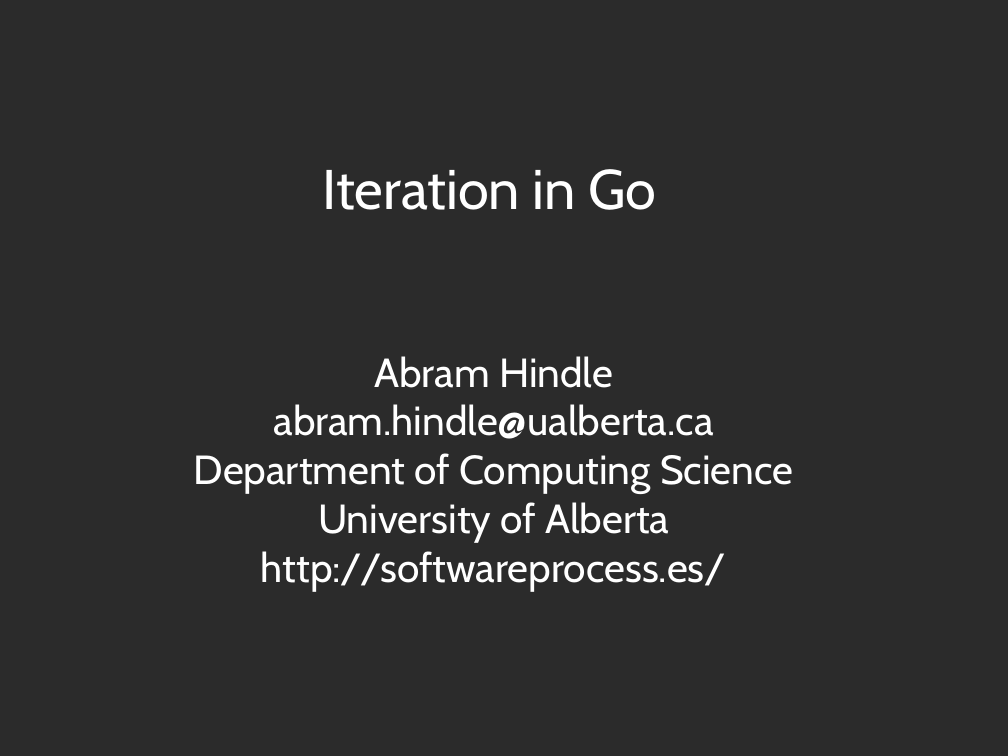
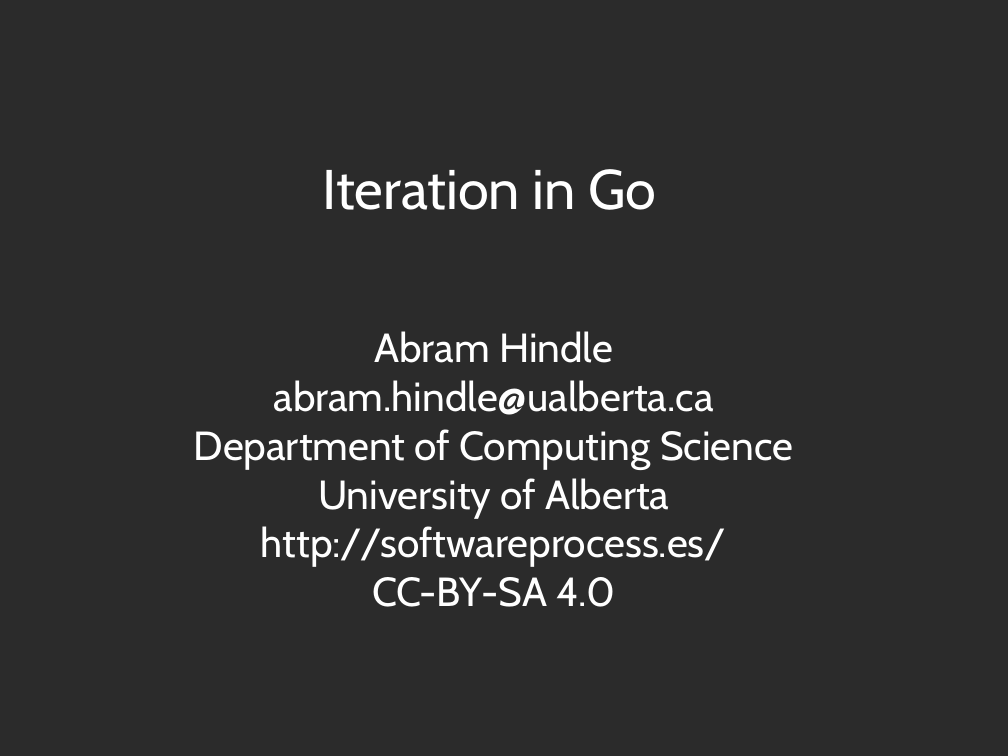
Before and after one commit to abramhindle/python-iteration-talk, a slide deck: slide 1 of iteration-talk-go.odp. Drawn at 1008x756 pixels with LibreOffice and Linux fonts; fonts in the diff are those of the drawing; background and template pictures are left out; a plain dark background stands for a picture behind light text. Boxes give left, top, right and bottom in pixels: in the first picture for what was removed or moved away, otherwise in the second. Text is boxed around its words. In the diff, an @@ line names an element or a change of style, - is before the commit and + after.

```diff
--- a/iteration-talk-go.odp
+++ b/iteration-talk-go.odp
@@ subtitle at [373, 577, 615, 607]: paragraph added @@
+CC-BY-SA 4.0
```
Also in this commit, not shown: 1 other file.
